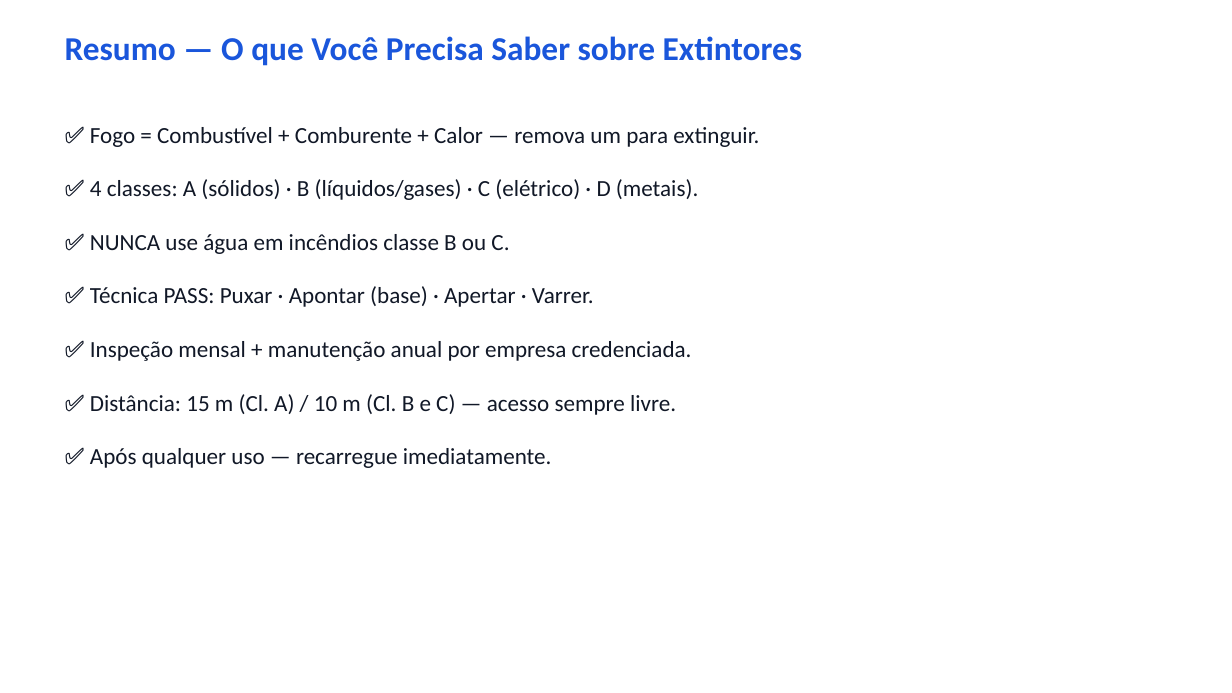
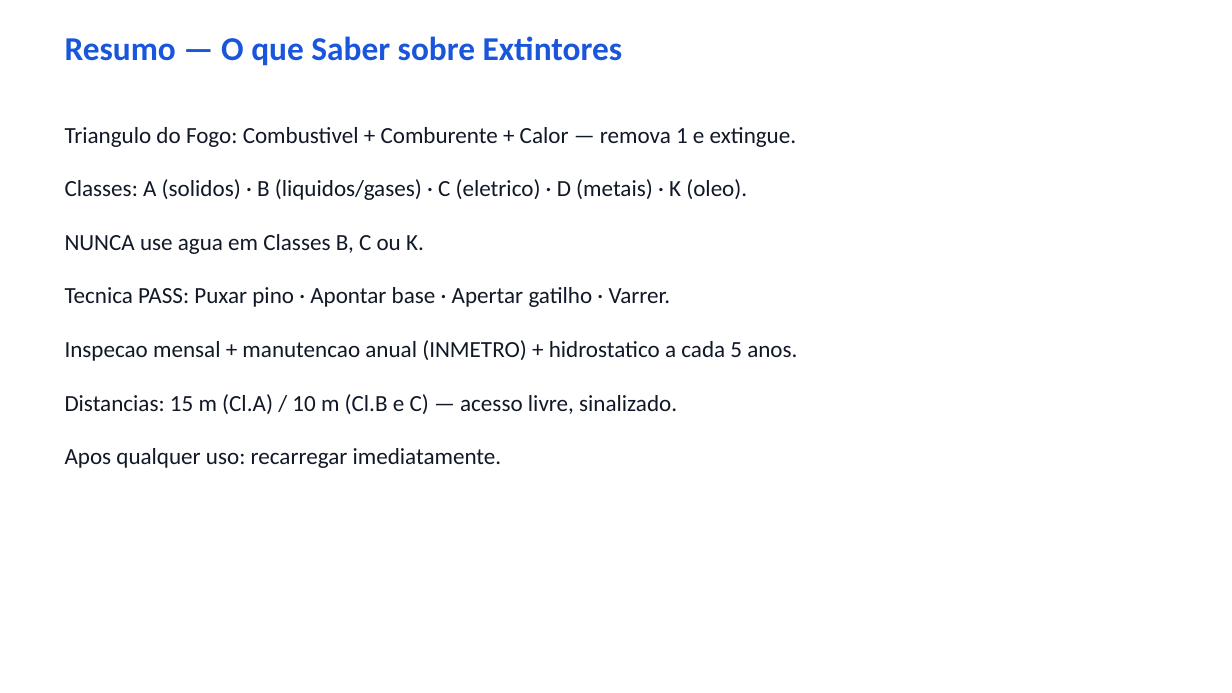
Before and after one commit to sanicolauvix/quiz-nr, a slide deck: slide 10 of 05_Extintores.pptx. Drawn at 1232x693 pixels with LibreOffice and Linux fonts; fonts in the diff are those of the drawing. Boxes give left, top, right and bottom in pixels: in the first picture for what was removed or moved away, otherwise in the second. Text is boxed around its words. In the diff, an @@ line names an element or a change of style, - is before the commit and + after.

```diff
--- a/05_Extintores.pptx
+++ b/05_Extintores.pptx
@@ text at [65, 36, 623, 66]: text changed @@
-Resumo — O que Você Precisa Saber sobre Extintores
+Resumo — O que Saber sobre Extintores
@@ text at [65, 127, 796, 147]: text changed @@
-✅ Fogo = Combustível + Comburente + Calor — remova um para extinguir.
+Triangulo do Fogo: Combustivel + Comburente + Calor — remova 1 e extingue.
@@ text at [65, 179, 747, 200]: text changed @@
-✅ 4 classes: A (sólidos) · B (líquidos/gases) · C (elétrico) · D (metais).
+Classes: A (solidos) · B (liquidos/gases) · C (eletrico) · D (metais) · K (oleo).
@@ text at [65, 234, 424, 254]: text changed @@
-✅ NUNCA use água em incêndios classe B ou C.
+NUNCA use agua em Classes B, C ou K.
@@ text at [65, 287, 671, 307]: text changed @@
-✅ Técnica PASS: Puxar · Apontar (base) · Apertar · Varrer.
+Tecnica PASS: Puxar pino · Apontar base · Apertar gatilho · Varrer.
@@ text at [65, 340, 797, 361]: text changed @@
-✅ Inspeção mensal + manutenção anual por empresa credenciada.
+Inspecao mensal + manutencao anual (INMETRO) + hidrostatico a cada 5 anos.
@@ text at [65, 394, 677, 414]: text changed @@
-✅ Distância: 15 m (Cl. A) / 10 m (Cl. B e C) — acesso sempre livre.
+Distancias: 15 m (Cl.A) / 10 m (Cl.B e C) — acesso livre, sinalizado.
@@ text at [65, 448, 502, 468]: text changed @@
-✅ Após qualquer uso — recarregue imediatamente.
+Apos qualquer uso: recarregar imediatamente.
```
Also in this commit, not shown: 9 other slides changed, 7 other files.
